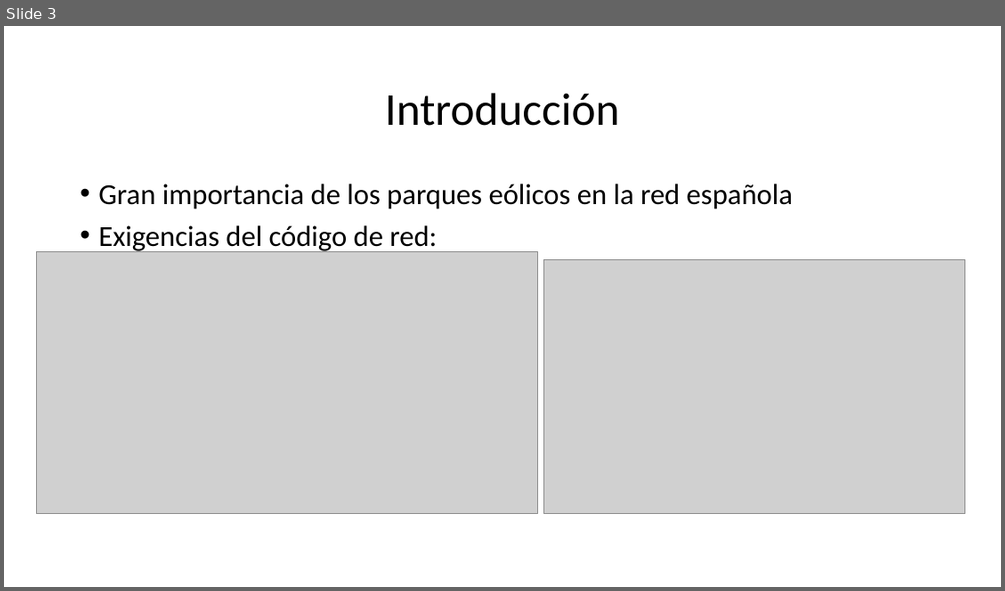
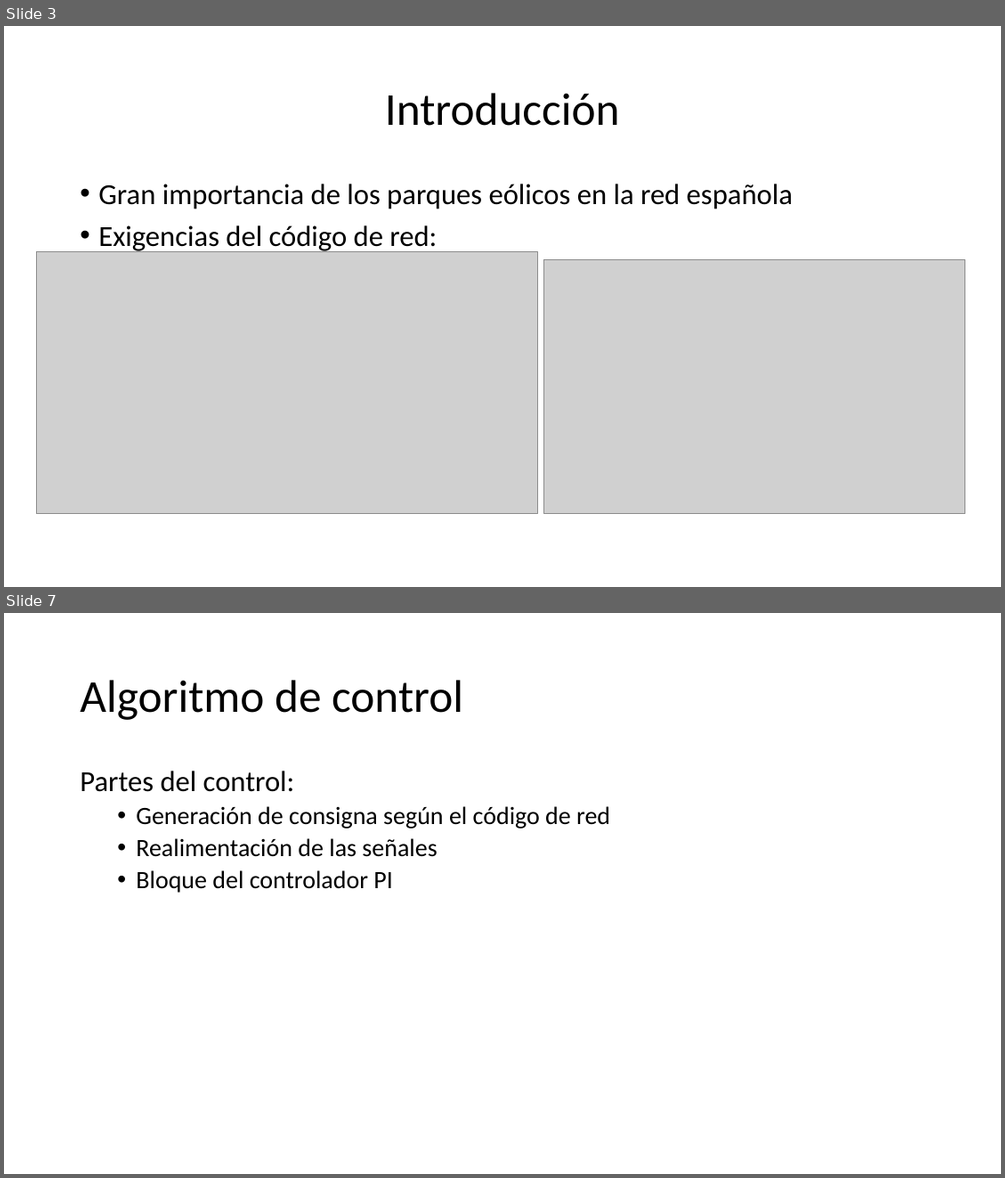
Before and after one commit to EmilioLdelaFuente/tfg, a slide deck: tfgPP.pptx. Shown one above the other, each under a label of ours: slide 3 before the commit, slides 3 and 7 after it; the slides between them are not shown. The pictures are 1005x591 and 1005x1178 pixels, drawn with LibreOffice and Linux fonts; fonts in the diff are those of the drawing; grey boxes stand for pictures. Boxes give left, top, right and bottom in pixels: in the first picture for what was removed or moved away, otherwise in the second. Text is boxed around its words. In the diff, an @@ line names an element or a change of style, - is before the commit and + after.

```diff
--- a/tfgPP.pptx
+++ b/tfgPP.pptx
@@ slide 7 added at [4,613,1001,1174], background #FFFFFF @@
@@ title added at [80,680,463,720], 44 pt, text #000000 @@
+Algoritmo de control
@@ text added at [80,771,610,892], 24 pt, text #000000 @@
+Partes del control:
+  • Generación de consigna según el código de red
+  • Realimentación de las señales
+  • Bloque del controlador PI
```
Also in this commit, not shown: 1 slide changed, 3 other slides added.
